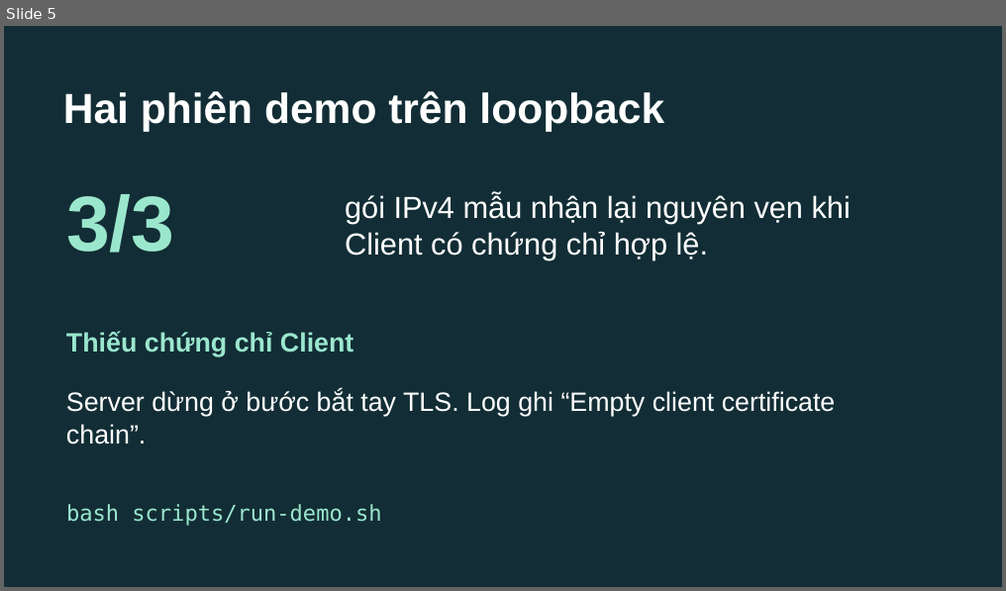
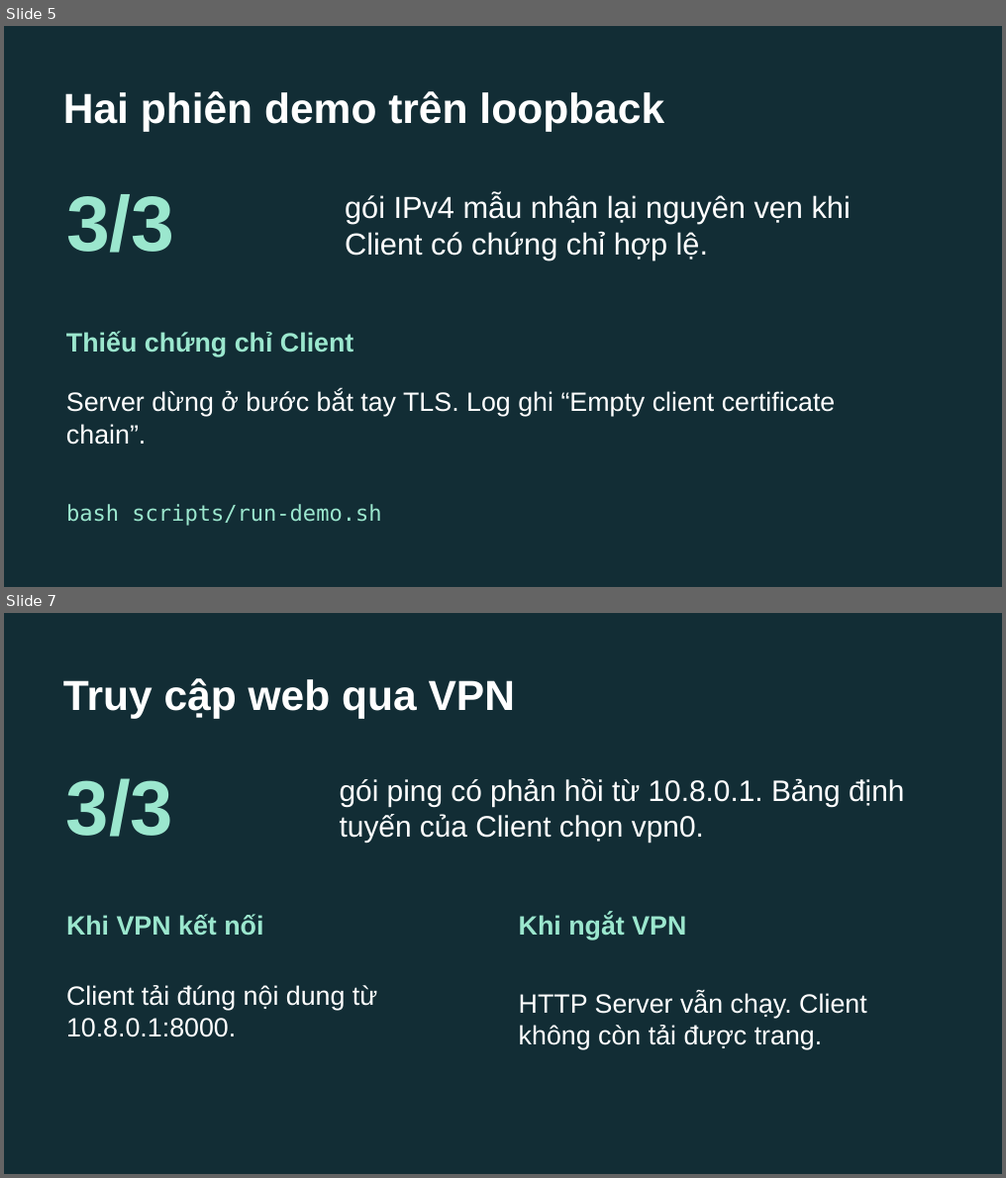
Before and after one commit to thanhduc15/INT_3230-2---VPN-, a slide deck: docs/slides/24020078-VPN.pptx. Shown one above the other, each under a label of ours: slide 5 before the commit, slides 5 and 7 after it; the slides between them are not shown. The pictures are 1006x591 and 1006x1178 pixels, drawn with LibreOffice and Linux fonts; fonts in the diff are those of the drawing. Boxes give left, top, right and bottom in pixels: in the first picture for what was removed or moved away, otherwise in the second. Text is boxed around its words. In the diff, an @@ line names an element or a change of style, - is before the commit and + after.

```diff
--- a/docs/slides/24020078-VPN.pptx
+++ b/docs/slides/24020078-VPN.pptx
@@ slide 7 added at <box>4,613,1002,1174</box>, background #122D35 @@
@@ text added at <box>63,678,515,718</box>, 40.5 pt, text #FFFFFF, bold @@
+Truy cập web qua VPN
@@ text added at <box>66,778,173,837</box>, 74.2 pt, text #9BE7CE, bold @@
+3/3
@@ text added at <box>340,778,904,842</box>, 28.5 pt, text #FFFFFF @@
+gói ping có phản hồi từ 10.8.0.1. Bảng định tuyến của Client chọn vpn0.
@@ text added at <box>66,914,263,936</box>, 25.5 pt, text #9BE7CE, bold @@
+Khi VPN kết nối
@@ text added at <box>519,914,686,940</box>, 25.5 pt, text #9BE7CE, bold @@
+Khi ngắt VPN
@@ text added at <box>66,985,377,1038</box>, 25.5 pt, text #FFFFFF @@
+Client tải đúng nội dung từ 10.8.0.1:8000.
@@ text added at <box>519,992,867,1050</box>, 25.5 pt, text #FFFFFF @@
+HTTP Server vẫn chạy. Client không còn tải được trang.
```
Also in this commit, not shown: 1 other slide added.
